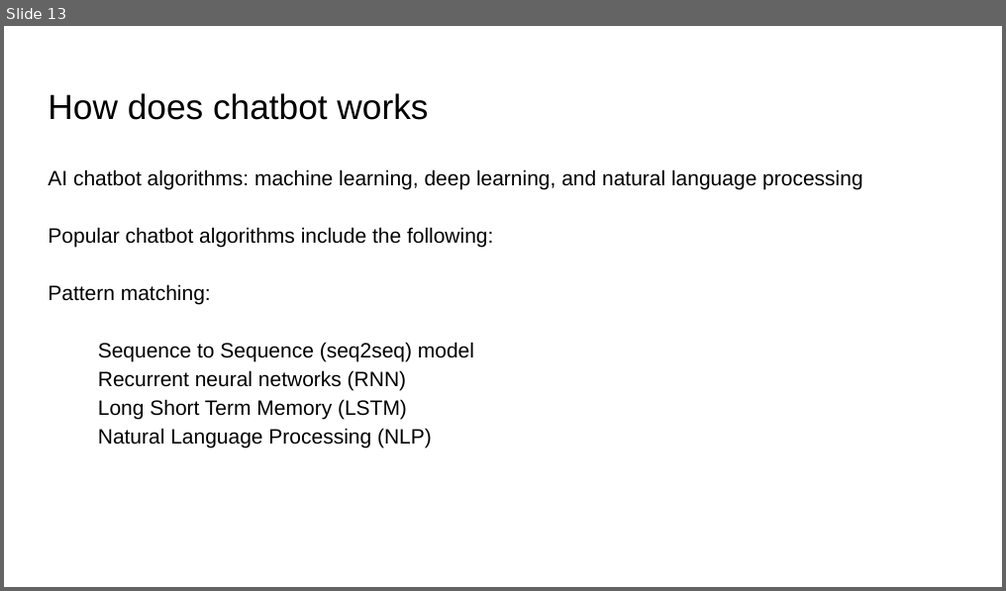
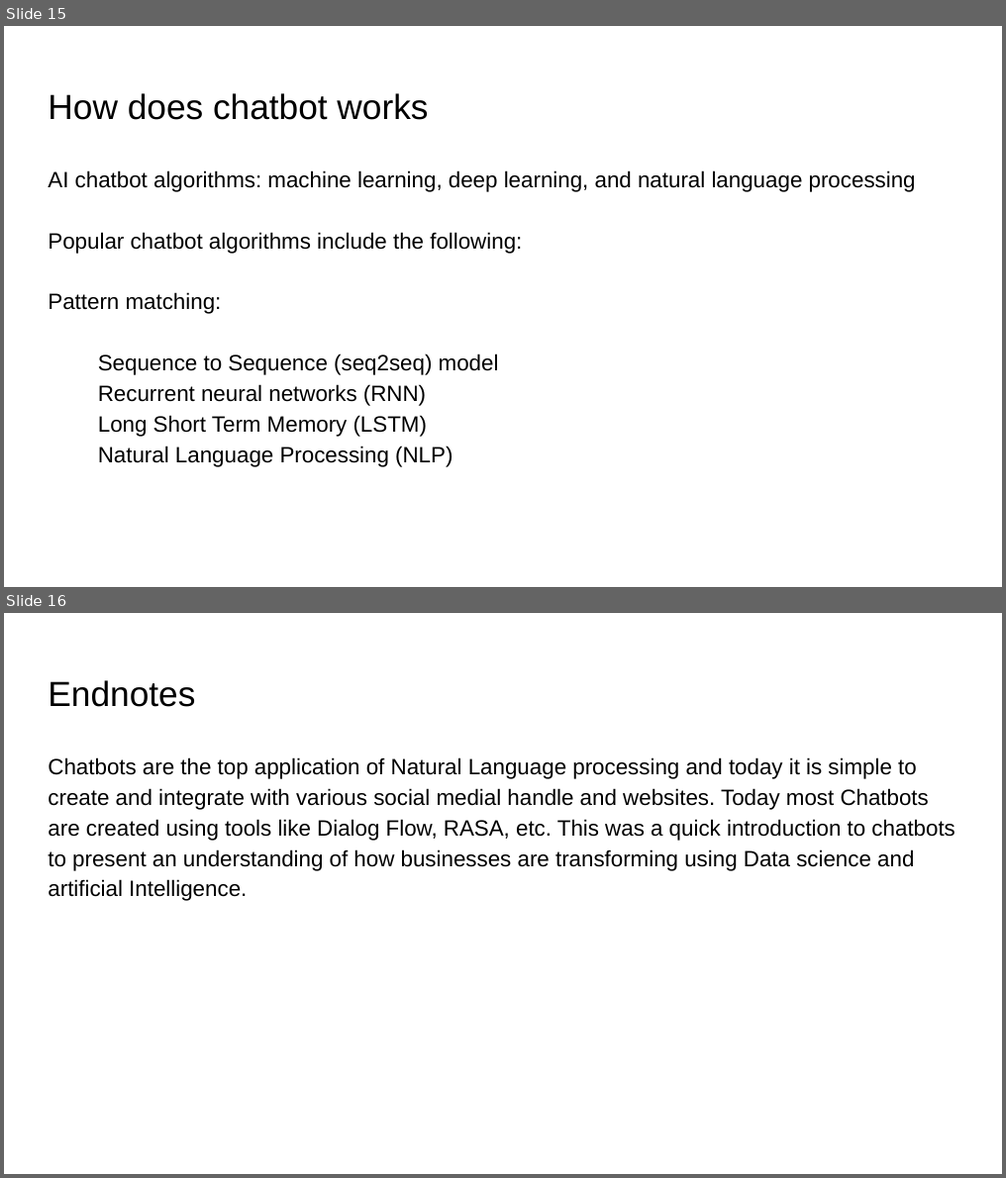
Before and after one commit to saurabhjojare/Chatbot-Response-System, a slide deck: Chatbot Response System.pptx. Shown one above the other, each under a label of ours: slide 13 before the commit, slides 15 and 16 after it. The pictures are 1006x591 and 1006x1178 pixels, drawn with LibreOffice and Linux fonts; fonts in the diff are those of the drawing. Boxes give left, top, right and bottom in pixels: in the first picture for what was removed or moved away, otherwise in the second. Text is boxed around its words. In the diff, an @@ line names an element or a change of style, - is before the commit and + after.

```diff
--- a/Chatbot Response System.pptx
+++ b/Chatbot Response System.pptx
@@ slide 16 added at (x1=4, y1=613, x2=1002, y2=1174), background #FFFFFF @@
@@ title added at (x1=48, y1=680, x2=195, y2=707), 25.2 pt, text #000000 @@
+Endnotes
@@ text added at (x1=48, y1=758, x2=954, y2=901), 16 pt, text #000000 @@
+Chatbots are the top application of Natural Language processing and today it is simple to create and integrate with various social medial handle and websites. Today most Chatbots are created using tools like Dialog Flow, RASA, etc. This was a quick introduction to chatbots to present an understanding of how businesses are transforming using Data science and artificial Intelligence.
@@ what was slide 13 is now slide 15 @@
@@ slide 15 changed as well @@
@@ text "AI chatbot algorithms: machine learning, ..." at (x1=48, y1=171, x2=916, y2=468): size 15 to 16 pt @@
```
Also in this commit, not shown: 12 other slides changed, 2 other slides added, 1 other file.
